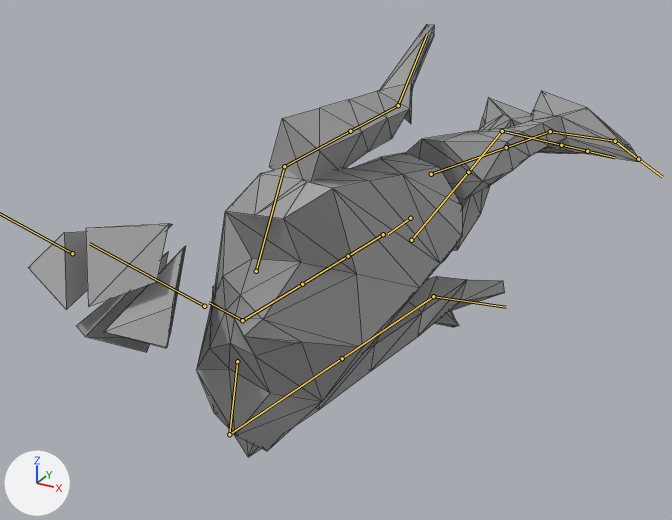
The glTF model glb_imports/8164_meshes.glb: old version first, new version second.
Before and after are seen from a camera (50 mm lens) standing at (9.9, -25.4, 18.2) and looking at (-2.0, -3.7, 7.4). The axes (+X, +Y, +Z) are drawn at lower left. The lights are the same throughout. Both versions are drawn at frame 55 of the action 'SemicircleDash'; the numbers are the values there. The bones that bend it are drawn over the model as lines. Mesh edges are drawn as thin lines.

Objects in the first picture: 'Body.001'.
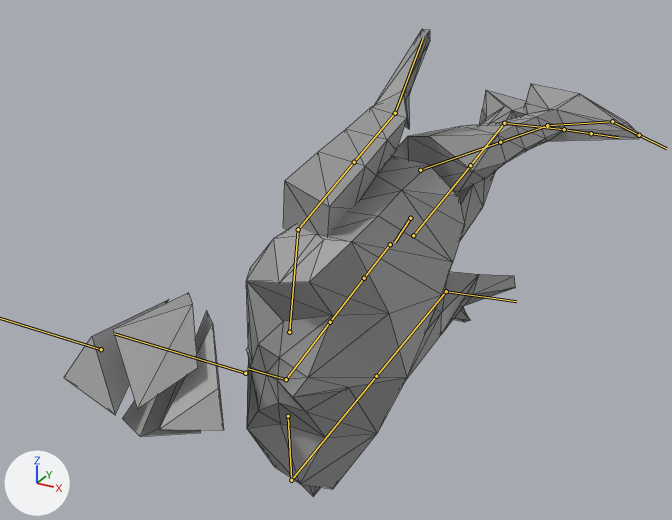
The change, as a list of edits to the scene's bpy script:
```text
Change bone_mixamorig_hips:
    where bone_mixamorig_hips = bpy.data.objects['Armature'].pose.bones['mixamorig:Hips']
    bone_mixamorig_hips.rotation_quaternion: (-0.561, -0.554, -0.431, -0.437) -> (-0.458, -0.595, -0.463, -0.469)  # degrees (89, 0, 76) -> degrees (98, -8, 82)
Change bone_mixamorig_leftarm:
    where bone_mixamorig_leftarm = bpy.data.objects['Armature'].pose.bones['mixamorig:LeftArm']  # child of 'mixamorig:LeftShoulder'
    bone_mixamorig_leftarm.rotation_quaternion: (0.575, 0.698, 0.347, 0.25) -> (0.595, 0.696, 0.309, 0.256)  # degrees (102, 3, 51) -> degrees (99, 1, 47)
Change bone_mixamorig_lefthand:
    where bone_mixamorig_lefthand = bpy.data.objects['Armature'].pose.bones['mixamorig:LeftHand']  # child of 'mixamorig:LeftForeArm'
    bone_mixamorig_lefthand.rotation_quaternion: (0.851, 0.037, 0.482, -0.204) -> (0.813, 0.0, 0.561, -0.152)  # degrees (-14, 57, -35) -> degrees (-25, 66, -37)
Change bone_mixamorig_rightarm:
    where bone_mixamorig_rightarm = bpy.data.objects['Armature'].pose.bones['mixamorig:RightArm']  # child of 'mixamorig:RightShoulder'
    bone_mixamorig_rightarm.rotation_quaternion: (0.635, 0.686, -0.186, -0.302) -> (0.648, 0.678, -0.183, -0.294)  # degrees (91, 10, -41) -> degrees (89, 9, -40)
Change bone_mixamorig_righthand:
    where bone_mixamorig_righthand = bpy.data.objects['Armature'].pose.bones['mixamorig:RightHand']  # child of 'mixamorig:RightForeArm'
    bone_mixamorig_righthand.rotation_quaternion: (0.916, -0.206, -0.315, 0.139) -> (0.906, -0.297, -0.264, 0.144)  # degrees (-33, -31, 27) -> degrees (-42, -23, 27)
Change bone_mixamorig_leftupleg:
    where bone_mixamorig_leftupleg = bpy.data.objects['Armature'].pose.bones['mixamorig:LeftUpLeg']  # child of 'mixamorig:Hips'
    bone_mixamorig_leftupleg.rotation_quaternion: (0.995, 0.032, -0.004, -0.091) -> (0.981, 0.115, 0.016, -0.153)  # degrees (4, 0, -10) -> degrees (13, 4, -17)
Change bone_mixamorig_leftfoot:
    where bone_mixamorig_leftfoot = bpy.data.objects['Armature'].pose.bones['mixamorig:LeftFoot']  # child of 'mixamorig:LeftLeg'
    bone_mixamorig_leftfoot.rotation_quaternion: (0.993, -0.075, 0.089, -0.005) -> (0.98, -0.136, 0.139, 0.041)  # degrees (-9, 10, -1) -> degrees (-15, 17, 3)
Change bone_mixamorig_rightupleg:
    where bone_mixamorig_rightupleg = bpy.data.objects['Armature'].pose.bones['mixamorig:RightUpLeg']  # child of 'mixamorig:Hips'
    bone_mixamorig_rightupleg.rotation_quaternion: (0.994, -0.06, 0.002, 0.09) -> (0.998, 0.02, 0.045, 0.038)  # degrees (-7, 1, 10) -> degrees (3, 5, 5)
Change bone_mixamorig_rightfoot:
    where bone_mixamorig_rightfoot = bpy.data.objects['Armature'].pose.bones['mixamorig:RightFoot']  # child of 'mixamorig:RightLeg'
    bone_mixamorig_rightfoot.rotation_quaternion: (0.997, -0.009, -0.078, -0.001) -> (0.996, -0.052, -0.073, 0.016)  # degrees (-1, -9, 0) -> degrees (-6, -8, 2)
```

Pixel boxes [x1, y1, x2, y2] of what changed, in the pictures (672 x 520 px):
'Body.001', posed (8% taller)
    before: [28, 24, 639, 457]
    after: [64, 29, 640, 497]
bone 'mixamorig:Hips', root to tip
    before: (410, 218) to (388, 234)
    after: (410, 218) to (394, 242)
bone 'mixamorig:LeftArm', root to tip
    before: (284, 166) to (350, 131)
    after: (298, 229) to (354, 162)
bone 'mixamorig:LeftHand', root to tip
    before: (398, 105) to (427, 34)
    after: (395, 113) to (423, 38)
bone 'mixamorig:RightArm', root to tip
    before: (229, 434) to (342, 358)
    after: (291, 480) to (376, 376)
bone 'mixamorig:RightHand', root to tip
    before: (433, 296) to (506, 307)
    after: (446, 291) to (516, 301)
bone 'mixamorig:LeftUpLeg', root to tip
    before: (431, 174) to (506, 147)
    after: (420, 170) to (500, 142)
bone 'mixamorig:LeftFoot', root to tip
    before: (550, 131) to (615, 141)
    after: (547, 125) to (612, 121)
bone 'mixamorig:RightUpLeg', root to tip
    before: (411, 240) to (468, 172)
    after: (413, 235) to (470, 165)
bone 'mixamorig:RightFoot', root to tip
    before: (502, 131) to (561, 145)
    after: (504, 123) to (564, 129)
